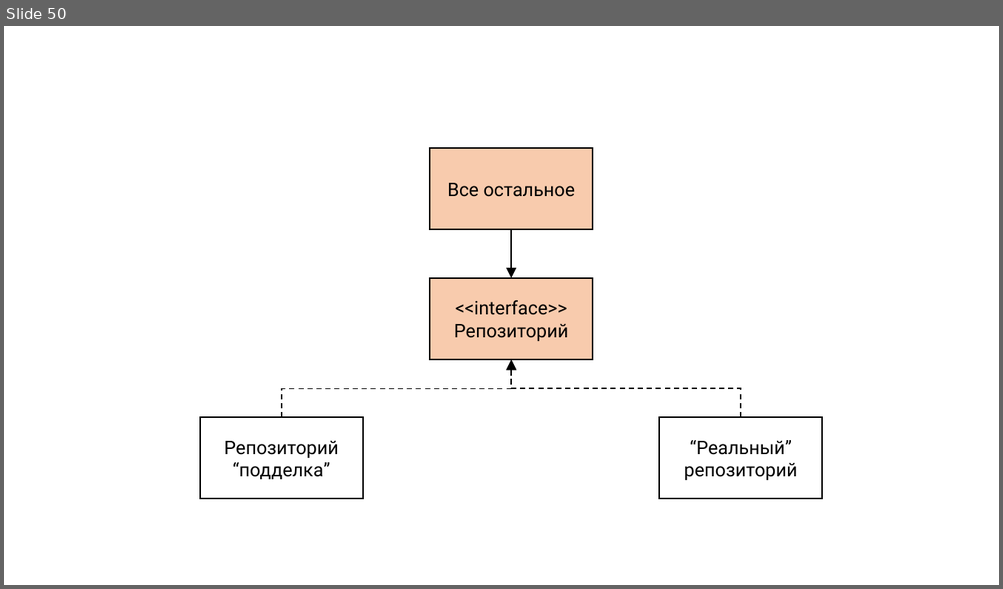
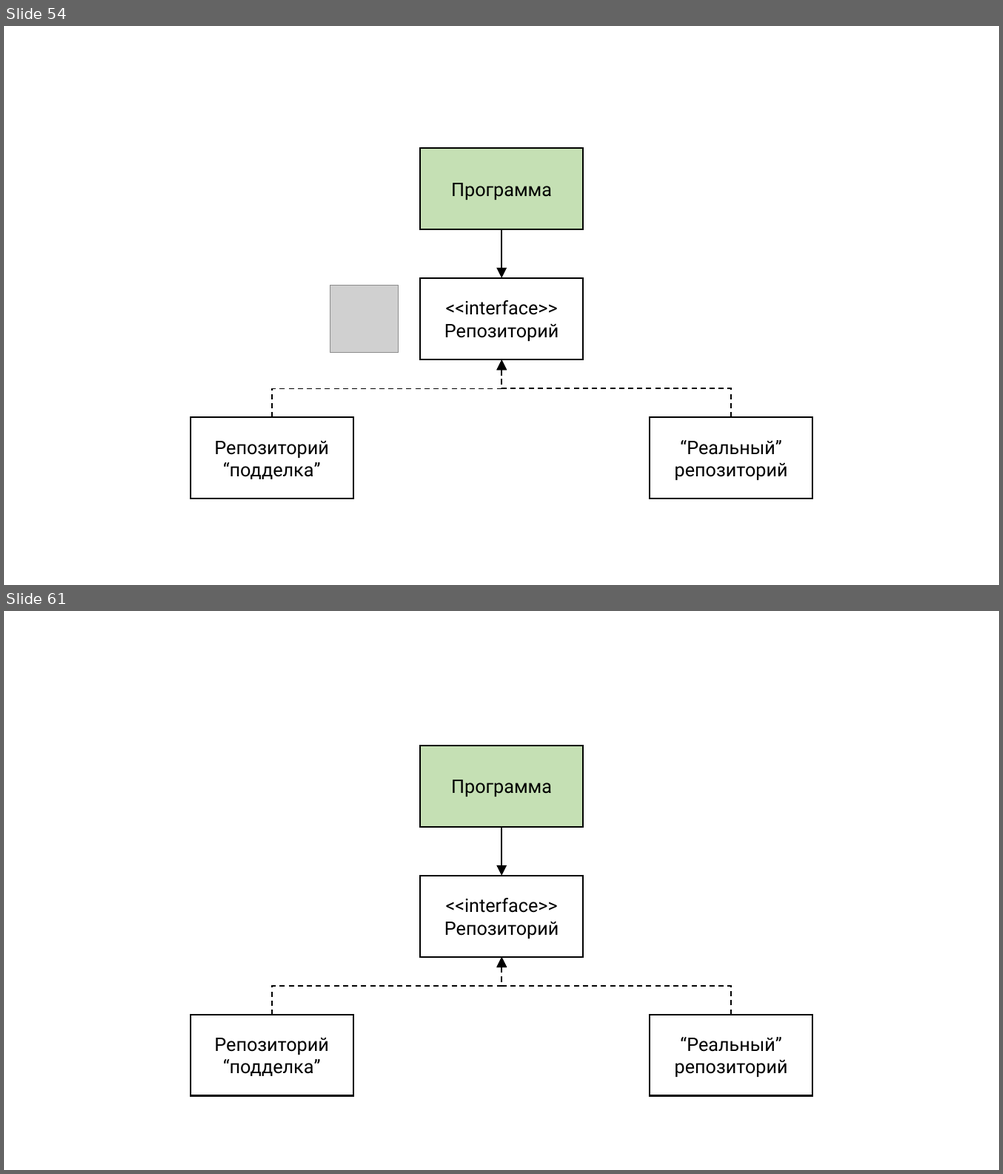
Before and after one commit to rkhaimov/brain-gym, a slide deck: Презентация.pptx. Shown one above the other, each under a label of ours: slide 50 before the commit, slides 54 and 61 after it; the slides between them are not shown. The pictures are 1003x589 and 1003x1174 pixels, drawn with LibreOffice and Linux fonts; fonts in the diff are those of the drawing; grey boxes stand for pictures. Boxes give left, top, right and bottom in pixels: in the first picture for what was removed or moved away, otherwise in the second. Text is boxed around its words. In the diff, an @@ line names an element or a change of style, - is before the commit and + after.

```diff
--- a/Презентация.pptx
+++ b/Презентация.pptx
@@ slide 61 added at bbox=[4, 611, 999, 1170], background #FFFFFF @@
@@ group added at bbox=[190, 745, 812, 1096]: 4 rectangles, 3 elbow arrows @@
+Программа
+“Реальный” репозиторий
+<<interface>>
+Репозиторий
+Репозиторий “подделка”
@@ what was slide 50 is now slide 54 @@
@@ slide 54 changed as well @@
@@ 4 rectangles, 3 elbow arrows: place and size @@
-4 rectangles, 3 elbow arrows at bbox=[200, 148, 822, 499]
+4 rectangles, 3 elbow arrows at bbox=[190, 148, 812, 499]
@@ rectangle "Программа" at bbox=[421, 148, 583, 230]: fill #F8CBAD to #C5E0B4 @@
@@ text in rectangle at bbox=[451, 183, 552, 200]: text changed @@
-Все остальное
+Программа
@@ picture added at bbox=[330, 285, 398, 353] @@
@@ rectangle "<<interface>>" at bbox=[421, 278, 583, 360]: fill #F8CBAD to none @@
```
Also in this commit, not shown: 5 other slides changed, 11 other slides added, 1 slide removed.
